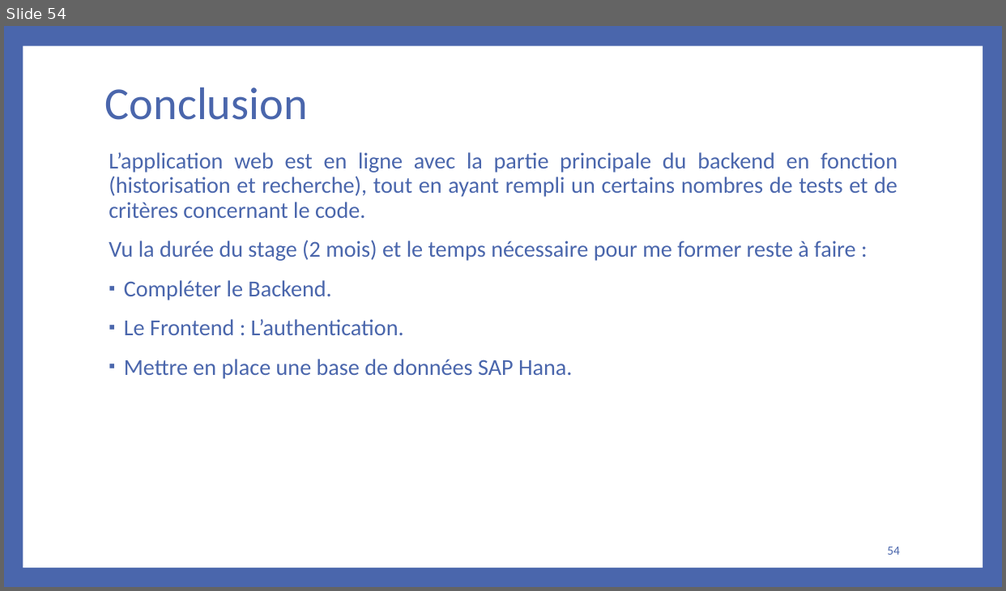
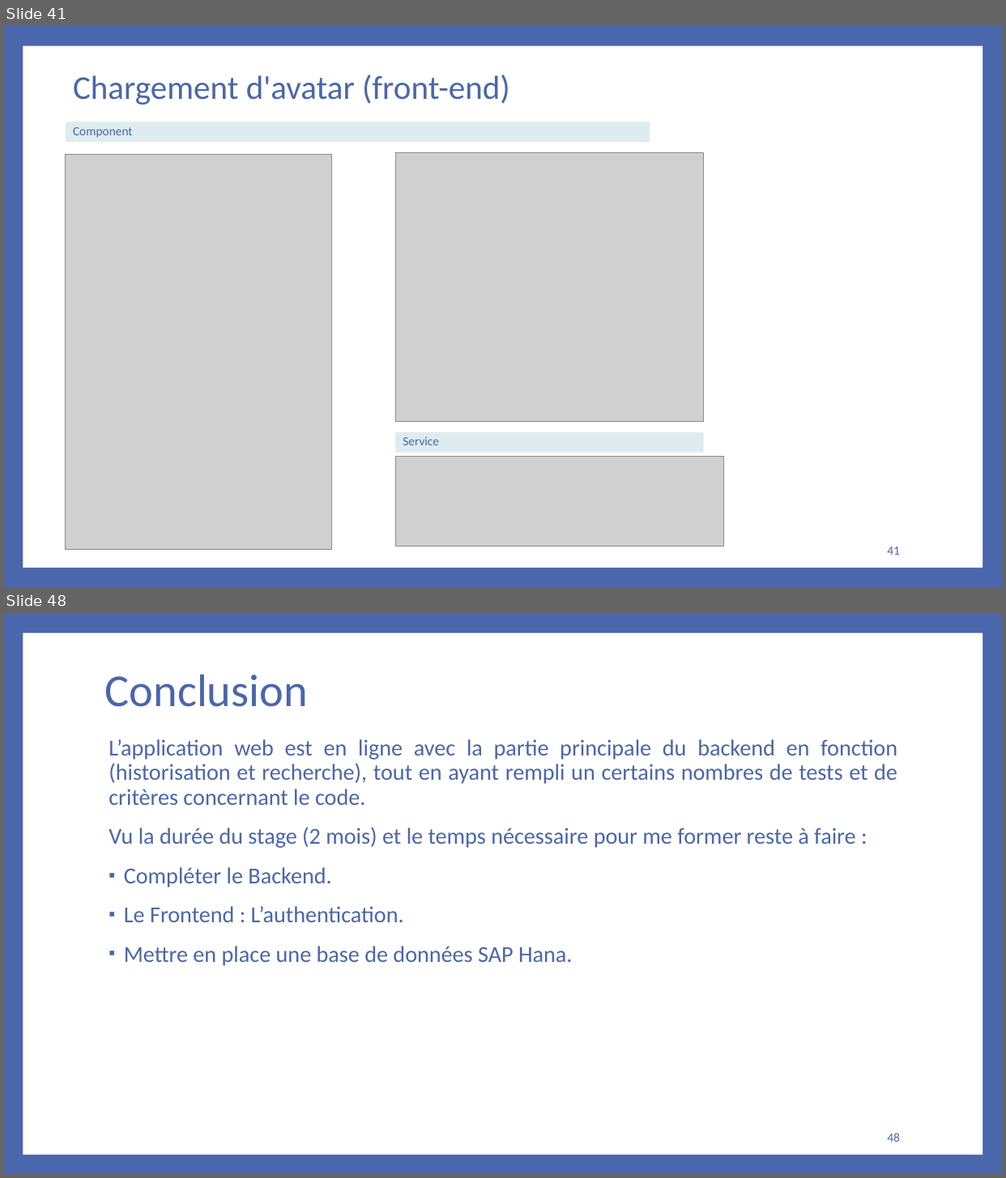
Before and after one commit to bakedpotato191/projet, a slide deck: rapport.PPTX. Shown one above the other, each under a label of ours: slide 54 before the commit, slides 41 and 48 after it; the slides between them are not shown. The pictures are 1006x591 and 1006x1178 pixels, drawn with LibreOffice and Linux fonts; fonts in the diff are those of the drawing; grey boxes stand for pictures. Boxes give left, top, right and bottom in pixels: in the first picture for what was removed or moved away, otherwise in the second. Text is boxed around its words. In the diff, an @@ line names an element or a change of style, - is before the commit and + after.

```diff
--- a/rapport.PPTX
+++ b/rapport.PPTX
@@ slide 41 added at [4,26,1002,587], background #4A66AC; not listed: 1 template element that a slide beside it also shows @@
@@ title added at [73,75,510,105], 32 pt, text #4A66AC @@
+Chargement d'avatar (front-end)
@@ rectangle added at [66,122,650,142], fill #DEECEF, 12 pt, text #4A66AC @@
+Component
@@ picture added at [66,154,331,550] @@
@@ picture added at [395,153,704,421] @@
@@ rectangle added at [395,433,704,453], fill #DEECEF, 12 pt, text #4A66AC @@
+Service
@@ picture added at [395,456,724,546] @@
@@ page number added at [887,547,900,555], 12 pt, text #4A66AC @@
+41
@@ what was slide 54 is now slide 48 @@
@@ page number at [887,1133,900,1142]: text changed @@
-54
+48
```
Also in this commit, not shown: 3 slides changed, 20 other slides added, 27 slides removed, 21 other files.
